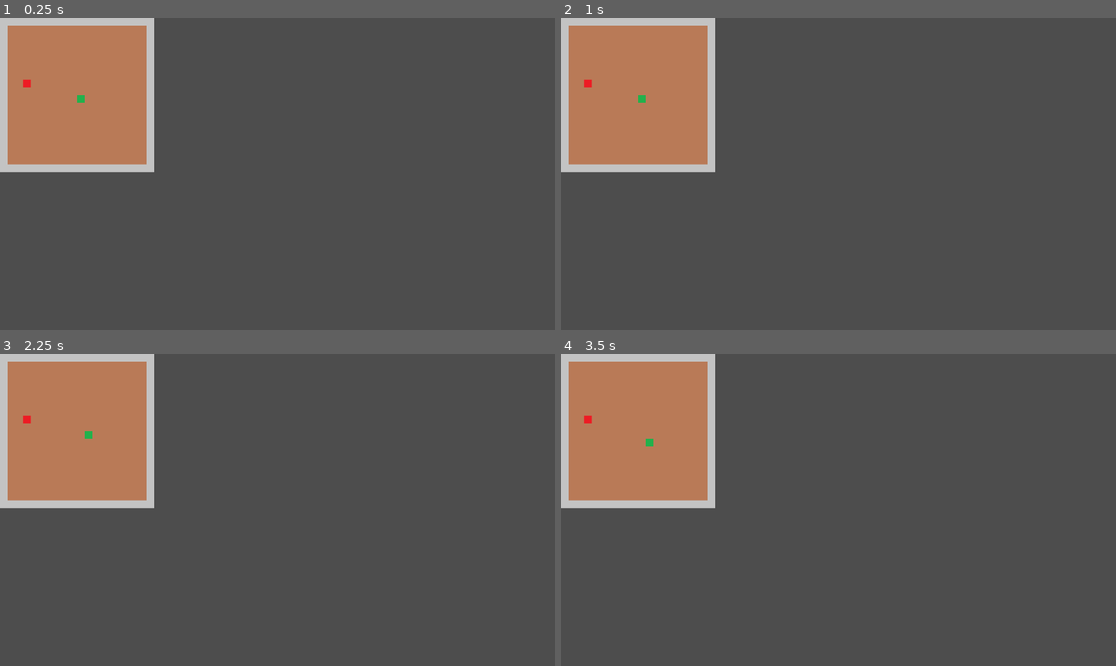
Above: before the commit, frames 1-4 (two rows, left to right).
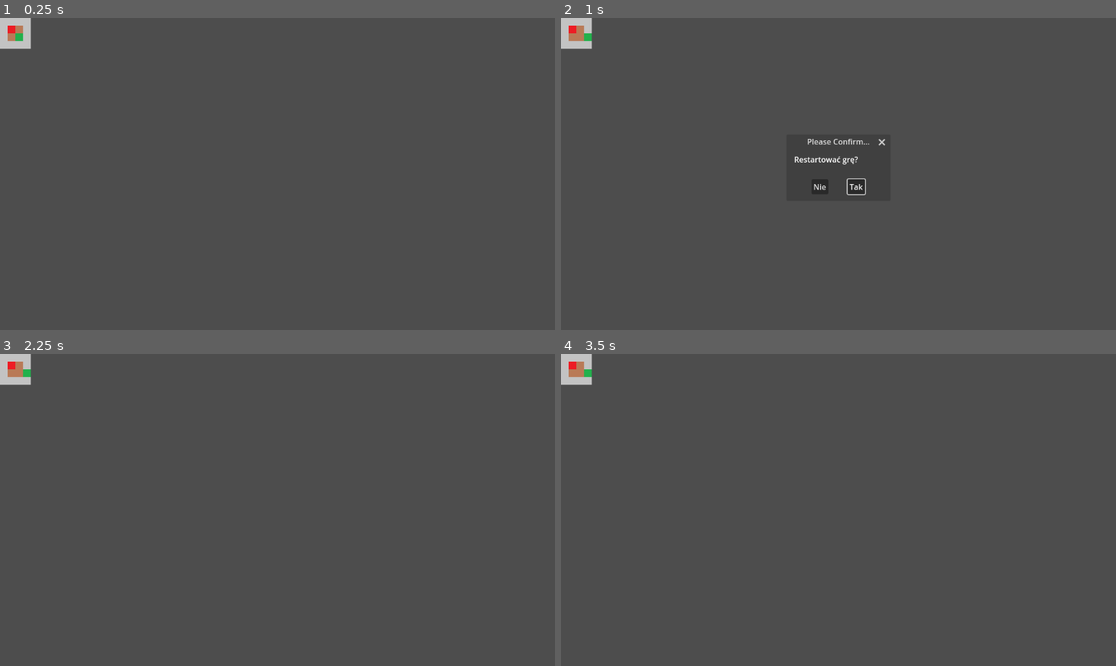
Above: after the commit, the same moments.

Repository: Sebastian-Musial/Snake---The-game
Game: Godot game, scene res://game/Game.tscn
Same seed, same stepped clock (60 frames per second), same inputs: the game is played once before the commit and once after it. Before the commit the project starts from res://Game.tscn.
Inputs (mouse positions are in pixels of both pictures, inside the frame that each line leads up to):
- Up to frame 1 (0.25 s): no input
- Up to frame 2 (1 s): tap Enter at 0.5 s; hold Right from 0.53 s (still down)
- Up to frame 3 (2.25 s): release Right at 1.25 s; click (260, 522) at 1.25 s, where only the run after the commit has a clickable "Nie"; tap Space at 2 s; hold Down from 2.03 s (still down)
- Up to frame 4 (3.5 s): tap Enter at 2.75 s; release Down at 2.78 s; hold Right from 2.78 s (still down)

The runs differ from the first frame. In frame 1, 13% of the frame differs, in the area x 0-28%, y 0-50%; in frame 2, 14%, in the area x 0-59%, y 0-57%; in frame 3, 13%; in frame 4, 13%.

Commit message:
Bugfix with godot engine files

Diff:
--- a/snake-the-game/Board_Class.gd
+++ /dev/null
@@ -1,19 +0,0 @@
-extends RefCounted
-
-class_name Board
-
-#Enkapsulacja zgodnie z konwencja OOP czyli stosujemy _<nazwa zmiennej>
-#Private - konwencja ponieważ GDscript pomimo obiektowości tego nie oferuje
-var _size: Vector2i = Vector2i.ZERO
-#Public
-#Get
-func get_size() -> Vector2i:
-	return _size
-#Set
-func set_size(N_size) -> void:
-	_size = N_size
-#Metody
-#Draw_Boards byl w C++ ale my to przeniesiemy do node2D który bedzie rysować wszystko
-
-func inside_board(pos) -> bool:
-	return ( (pos.x >= 0 and pos.x < _size.x) and (pos.y >= 0 and pos.y < _size.y) )
--- a/snake-the-game/Fruit_Class.gd
+++ /dev/null
@@ -1,26 +0,0 @@
-extends RefCounted
-
-class_name Fruit
-
-#Enkapsulacja zgodnie z konwencja OOP czyli stosujemy _<nazwa zmiennej>
-#Private - konwencja ponieważ GDscript pomimo obiektowości tego nie oferuje
-var _fruit_body: Vector2i = Vector2i.ZERO
-#Public
-#Get
-func get_body() -> Vector2i:
-	return _fruit_body
-#Set
-func set_body(N_body) -> void:
-	_fruit_body = N_body
-
-#Metody
-#Te argumenty bedzie trzeba doprecyzowac. Na tym etapie sa zapisane aby wiedziec co potrzebne ale chwilowo to nie dziala
-func spawn(board_size: Vector2i, snake_body: Array[Vector2i], rng: RandomNumberGenerator) -> void:
-	#Tutaj zapewne vector2i dla board - chwilowy szkic metody
-	while true:
-		var pos := Vector2i(
-			rng.randi_range(1, board_size.x - 2),
-			rng.randi_range(1, board_size.y - 2))
-		if pos not in snake_body:
-			_fruit_body = pos
-			return
--- a/snake-the-game/Game.gd
+++ /dev/null
@@ -1,122 +0,0 @@
-extends Node2D
-class_name Game
-#Zmienna typu Timer odwołującą się do node TurnTimer
-@onready var Turn_Timer: Timer = $TurnTimer
-
-@export var board_width: int = 20
-@export var board_height: int = 20
-@onready var tile_map: TileMap = $TileMap
-@onready var confirm := $ConfirmationDialog
-
-#Zmienne do odbioru pixeli z pliku graficznego przez TileMap
-const SOURCE_ID := 0
-const ATLAS_BG := Vector2i(3, 3)
-const ATLAS_SNAKE := Vector2i(0, 0)
-const ATLAS_FRUIT := Vector2i(0, 3)
-const ATLAS_WALL := Vector2i(3, 0)
-
-#Tworzenie obiektów z moich klas
-var snake: Snake
-var fruit: Fruit
-var board: Board
-var rules: Game_Rules
-var wall: Wall
-
-var rng := RandomNumberGenerator.new()
-
-#Metody
-func draw_board() -> void:
-	tile_map.clear()
-
-	for y in range(board_height):
-		for x in range(board_width):
-			tile_map.set_cell(0, Vector2i(x, y), SOURCE_ID, ATLAS_BG)
-
-func draw_wall() -> void:	#ściany są rysowane poza planszą - w grze nie widać ale matematyka się nie zgadza
-	for segment in wall.get_body():
-		tile_map.set_cell(0, segment, SOURCE_ID, ATLAS_WALL)
-
-func draw_snake() -> void:
-	var body := snake.get_body()
-	for segment in body:
-		tile_map.set_cell(0, segment, SOURCE_ID, ATLAS_SNAKE)
-
-func draw_fruit() -> void:
-	tile_map.set_cell(0, fruit.get_body(), SOURCE_ID, ATLAS_FRUIT)
-
-#Kolizje - Mechanika w kodzie pomimo że godot udostępnia swoje node do kolicji postaci 2D
-#Metoda ze szkicu C++ - 3 w 1
-func collision() -> void:
-	var head_snake_pos: Vector2i = snake.get_body()[0]
-#Snake = Wall
-	if head_snake_pos in wall.get_body():
-		Turn_Timer.stop()
-		ask_restart()
-		#Turn_Timer.one_shot = true  # Timer powtarzalny - Gdyby True to wywołał by się tylko raz
-#Snake = Snake [Brak wyjątku gdzie głowa to tez ciało]
-	if head_snake_pos in snake.get_body().slice(1):
-		Turn_Timer.stop()
-		ask_restart()
-		#Turn_Timer.one_shot = true  # Timer powtarzalny - Gdyby True to wywołał by się tylko raz
-#Snake = Fruit
-	if head_snake_pos == fruit.get_body():
-		snake.eat()
-		fruit.spawn(Vector2i(board_width, board_height), snake.get_body(), rng)
-
-#Sterowanie - TEST DZIALA
-func _unhandled_input(event):
-	if event is InputEventKey and event.pressed:
-		match event.keycode:
-			Key.KEY_UP, Key.KEY_W:
-				snake.request_dir(Types.directions.UP)
-			Key.KEY_DOWN, Key.KEY_S:
-				snake.request_dir(Types.directions.DOWN)
-			Key.KEY_LEFT, Key.KEY_A:
-				snake.request_dir(Types.directions.LEFT)
-			Key.KEY_RIGHT, Key.KEY_D:
-				snake.request_dir(Types.directions.RIGHT)
-
-#!!!!TUTAJ JUZ MECHANIKA JAK WSZYSTKO PRZEPLYWA PRZEZ GRE!!!#
-func _ready():
-	rng.randomize()
-	snake = Snake.new()
-	fruit = Fruit.new()
-	board = Board.new()
-	rules = Rules_Normal.new()
-	wall = Wall.new()
-
-	snake.init_snake(Vector2i(board_width, board_height))
-	fruit.spawn(Vector2i(board_width, board_height), snake.get_body(), rng)
-	wall.init_wall(board_width, board_height)
-	draw_board()
-	draw_wall()
-	draw_snake()
-	draw_fruit()
-	Turn_Timer.wait_time = 1.5   # 1000 ms
-	Turn_Timer.one_shot = false  # Timer powtarzalny - Gdyby True to wywołał by się tylko raz
-	Turn_Timer.start()           #Start odliczania czasu
-
-func _next_turn() -> void:
-	snake.move_snake()
-	collision()
-	draw_board()
-	draw_wall()
-	draw_snake()
-	draw_fruit()
-	print("Next turn")
-
-
-#Sygnał - metoda łącząca Game z timer
-func _on_Turn_Timer_timeout() -> void:
-	_next_turn()
-
-func ask_restart():
-	confirm.dialog_text = "Restartować grę?"
-	confirm.popup_centered()
-
-#Sygnał - metoda łącząca Game z ConfirmationDialog
-func _on_confirmation_dialog_confirmed() -> void:
-	snake.reset(board_width / 2, board_height / 2)
-	Turn_Timer.wait_time = 0.1   # 1000 ms
-	Turn_Timer.start()
-	Turn_Timer.wait_time = 1.0   # 1000 ms
--- a/snake-the-game/Game.tscn
+++ /dev/null
@@ -1,43 +0,0 @@
-[gd_scene load_steps=5 format=3 uid="uid://d1vngybyiyqlq"]
-
-[ext_resource type="Script" uid="uid://dep2hg8wkwgea" path="res://Game.gd" id="1_wbfu4"]
-[ext_resource type="Texture2D" uid="uid://du57ct4t1rwkl" path="res://TEST_Tiles.png" id="2_xkndl"]
-
-[sub_resource type="TileSetAtlasSource" id="TileSetAtlasSource_u44n3"]
-texture = ExtResource("2_xkndl")
-0:0/0 = 0
-1:0/0 = 0
-2:0/0 = 0
-3:0/0 = 0
-0:1/0 = 0
-1:1/0 = 0
-2:1/0 = 0
-3:1/0 = 0
-0:2/0 = 0
-1:2/0 = 0
-2:2/0 = 0
-3:2/0 = 0
-0:3/0 = 0
-1:3/0 = 0
-2:3/0 = 0
-3:3/0 = 0
-
-[sub_resource type="TileSet" id="TileSet_sb48q"]
-sources/0 = SubResource("TileSetAtlasSource_u44n3")
-
-[node name="Game - Node2D" type="Node2D"]
-script = ExtResource("1_wbfu4")
-
-[node name="TileMap" type="TileMap" parent="."]
-tile_set = SubResource("TileSet_sb48q")
-format = 2
-
-[node name="TurnTimer" type="Timer" parent="."]
-
-[node name="ConfirmationDialog" type="ConfirmationDialog" parent="."]
-oversampling_override = 1.0
-ok_button_text = "Tak"
-cancel_button_text = "Nie"
-
-[connection signal="timeout" from="TurnTimer" to="." method="_on_Turn_Timer_timeout"]
-[connection signal="confirmed" from="ConfirmationDialog" to="." method="_on_confirmation_dialog_confirmed"]
--- a/snake-the-game/Game_Mechanic_Class.gd
+++ /dev/null
@@ -1,29 +0,0 @@
-extends RefCounted
-
-class_name Game_Mechanic
-
-#Enkapsulacja zgodnie z konwencja OOP czyli stosujemy _<nazwa zmiennej>
-#Private - konwencja ponieważ GDscript pomimo obiektowości tego nie oferuje
-#Public
-#Get
-#Set
-#Metody
-static func next_move(act_pos: Vector2i, dir) -> Vector2i:
-	var next_pos := act_pos
-	match dir:
-		Types.directions.UP:
-			next_pos.y = act_pos.y - 1
-		Types.directions.DOWN:
-			next_pos.y = act_pos.y + 1
-		Types.directions.LEFT:
-			next_pos.x = act_pos.x - 1
-		Types.directions.RIGHT:
-			next_pos.x = act_pos.x + 1
-	return next_pos
-
-static func is_opposite(input_dir: Types.directions, temp_dir: Types.directions) -> bool:
-	return (
-		(input_dir == Types.directions.UP and temp_dir == Types.directions.DOWN) or
-		(input_dir == Types.directions.DOWN and temp_dir == Types.directions.UP) or
-		(input_dir == Types.directions.LEFT and temp_dir == Types.directions.RIGHT) or
-		(input_dir == Types.directions.RIGHT and temp_dir == Types.directions.LEFT))
--- a/snake-the-game/Game_Rules_Class.gd
+++ /dev/null
@@ -1,17 +0,0 @@
-extends RefCounted
-
-class_name Game_Rules
-
-#Enkapsulacja zgodnie z konwencja OOP czyli stosujemy _<nazwa zmiennej>
-#Private - konwencja ponieważ GDscript pomimo obiektowości tego nie oferuje
-#Public
-#Get
-#Set
-#Metody
-func get_board_size() -> Vector2i:
-	push_error("Implementacja w podklasie - wzorzec STRATEGY")
-	return Vector2i.ZERO
-
-func get_turn_time() -> float:
-	push_error("Implementacja w podklasie - wzorzec STRATEGY")
-	return 1.0 #Sekunda
--- a/snake-the-game/Player_Class.gd
+++ /dev/null
@@ -1,21 +0,0 @@
-extends RefCounted
-
-class_name Player
-#Enkapsulacja zgodnie z konwencja OOP czyli stosujemy _<nazwa zmiennej>
-#Private - konwencja ponieważ GDscript pomimo obiektowości tego nie oferuje
-var _score:= 0
-
-#Public
-#Get
-func get_score() -> int:
-	return _score
-#Set
-func set_score(N_score) -> void:
-	_score = N_score
-
-#Metody
-func add_one_point() -> void:
-	set_score(_score + 1)
-
-func reset_score() -> void:
-	set_score(0)
--- a/snake-the-game/Rules_Hard_Class.gd
+++ /dev/null
@@ -1,15 +0,0 @@
-extends Game_Rules
-class_name Rules_Hard
-
-#Enkapsulacja zgodnie z konwencja OOP czyli stosujemy _<nazwa zmiennej>
-#Private - konwencja ponieważ GDscript pomimo obiektowości tego nie oferuje
-
-#Public
-#Get
-#Set
-#Metody
-func get_board_size() -> Vector2i:	#Taki sam w normal, do zmiany rozmiar później
-	return Vector2i(20, 20)
-
-func get_turn_time() -> float:
-	return 0.5 #Sekundy
--- a/snake-the-game/Rules_Normal_Class.gd
+++ /dev/null
@@ -1,15 +0,0 @@
-extends Game_Rules
-class_name Rules_Normal
-
-#Enkapsulacja zgodnie z konwencja OOP czyli stosujemy _<nazwa zmiennej>
-#Private - konwencja ponieważ GDscript pomimo obiektowości tego nie oferuje
-
-#Public
-#Get
-#Set
-#Metody
-func get_board_size() -> Vector2i:	#Taki sam w hard, do zmiany rozmiar później
-	return Vector2i(20, 20)
-
-func get_turn_time() -> float:
-	return 1.0 #Sekunda
--- a/snake-the-game/Snake_Class.gd
+++ /dev/null
@@ -1,77 +0,0 @@
-extends Player
-class_name Snake
-
-#Enkapsulacja zgodnie z konwencja OOP czyli stosujemy _<nazwa zmiennej>
-#Private - konwencja ponieważ GDscript pomimo obiektowości tego nie oferuje
-var _snake_body: Array[Vector2i] = []
-var _dir: Types.directions
-var _pending_dir: Types.directions
-var _grows:= false
-
-#Public
-#Get
-func get_body() -> Array[Vector2i]:
-	return _snake_body
-
-func get_dir() -> Types.directions:
-	return _dir
-
-#Set
-#Init
-#Aktualnie rysuje się tylko pierwszy segment węża
-func init_snake(board_size: Vector2i) -> void:
-	_snake_body.clear()
-	_snake_body.append(Vector2i(int(board_size.x / 2), int(board_size.y / 2)))
-
-#Hybryda z szablonu C++ set dir + try set dir
-func set_dir(N_dir: Types.directions) -> void:
-	if not Game_Mechanic.is_opposite(_dir, N_dir):
-		_dir = N_dir
-
-func set_grows(N_grows) -> void:
-	_grows = N_grows
-
-#Metody
-func head() -> Vector2i:
-	return _snake_body[0] if _snake_body.size() > 0 else Vector2i.ZERO
-
-func reset(start_X, start_Y, N_dir = Types.directions.UP) -> void:
-	_snake_body.clear()
-	_snake_body.append(Vector2i(start_X, start_Y))
-	_dir = N_dir #Czy to jest konieczne z argumentu?
-	_grows = false
-	#reset_score - musze stworzyc dla klasy player
-
-func eat() -> void:
-	if not _snake_body.is_empty():
-		var last_element: Vector2i = _snake_body[-1]
-		_snake_body.append(last_element)
-
-#func occupies(vec2i) -> const bool
-#Metoda ze szkicu C++ ale na tą chwile nie potrzebna bo wszystko mam w Vector2i
-
-func grows() -> void:
-	set_grows(true)
-
-#Narazie testowo głowa się przesuwa w prawo
-func move_snake() -> void:
-	var temp := Vector2i.ZERO
-	_dir = _pending_dir
-	match _dir:
-		Types.directions.UP: temp = Vector2i(0, -1)
-		Types.directions.DOWN: temp = Vector2i(0, 1)
-		Types.directions.RIGHT: temp = Vector2i(1, 0)
-		Types.directions.LEFT: temp = Vector2i(-1, 0)
-	#var new_head := head + Vector2i(1, 0) # w prawo
-	var new_head := _snake_body[0] + temp
-	_snake_body.push_front(new_head)	#Nowa głowa
-	_snake_body.pop_back()	#Kasuj ogon
-
-func request_dir(N_dir: Types.directions) -> void:
-	if _pending_dir != _dir:
-		return
-
-	if Game_Mechanic.is_opposite(_dir, N_dir):
-		return
-
-	_pending_dir = N_dir
--- a/snake-the-game/entities_model/Fruit_Class.gd
+++ b/snake-the-game/entities_model/Fruit_Class.gd
@@ -19,8 +19,8 @@
 	#Tutaj zapewne vector2i dla board - chwilowy szkic metody
 	while true:
 		var pos := Vector2i(
-			rng.randi_range(0, board_width - 1),
-			rng.randi_range(0, board_height - 1))
+			rng.randi_range(1, board_size.x - 2),
+			rng.randi_range(1, board_size.y - 2))
 		if pos not in snake_body:
 			_fruit_body = pos
 			return
--- a/snake-the-game/entities_model/Snake_Class.gd
+++ b/snake-the-game/entities_model/Snake_Class.gd
@@ -1,12 +1,11 @@
-extends RefCounted
-
-extend Player
+extends Player
 class_name Snake
 
 #Enkapsulacja zgodnie z konwencja OOP czyli stosujemy _<nazwa zmiennej>
 #Private - konwencja ponieważ GDscript pomimo obiektowości tego nie oferuje
 var _snake_body: Array[Vector2i] = []
-var _dir: directions
+var _dir: Types.directions
+var _pending_dir: Types.directions
 var _grows:= false
 
 #Public
@@ -14,10 +13,19 @@
 func get_body() -> Array[Vector2i]:
 	return _snake_body
 
+func get_dir() -> Types.directions:
+	return _dir
+
 #Set
+#Init
+#Aktualnie rysuje się tylko pierwszy segment węża
+func init_snake(board_size: Vector2i) -> void:
+	_snake_body.clear()
+	_snake_body.append(Vector2i(int(board_size.x / 2), int(board_size.y / 2)))
+
 #Hybryda z szablonu C++ set dir + try set dir
-func set_dir(N_dir) -> void:
-	if not is_opposite(_dir, N_dir):
+func set_dir(N_dir: Types.directions) -> void:
+	if not Game_Mechanic.is_opposite(_dir, N_dir):
 		_dir = N_dir
 
 func set_grows(N_grows) -> void:
@@ -27,7 +35,7 @@
 func head() -> Vector2i:
 	return _snake_body[0] if _snake_body.size() > 0 else Vector2i.ZERO
 
-func reset(start_X, start_Y, N_dir = direction.UP) -> void:
+func reset(start_X, start_Y, N_dir = Types.directions.UP) -> void:
 	_snake_body.clear()
 	_snake_body.append(Vector2i(start_X, start_Y))
 	_dir = N_dir #Czy to jest konieczne z argumentu?
@@ -45,13 +53,25 @@
 func grows() -> void:
 	set_grows(true)
 
-#Kolizje - Mechanika w kodzie pomimo że godot udostępnia swoje node do kolicji postaci 2D
-#Metoda ze szkicu C++ - 3 w 1
-func collision() -> void:
-	var head_snake_pos: Vector2i = snake_body[0]
-#Snake = Wall
-	if head_snake_pos not in wall_body: print("Brak kolizji_W")
-#Snake = Snake [Brak wyjątku gdzie głowa to tez ciało]
-	if head_snake_pos in snake_body.slice(1): print("Kolizja_S")
-#Snake = Fruit
-	if head_snake_pos == fruit_body: print("Am...Am...")
+#Narazie testowo głowa się przesuwa w prawo
+func move_snake() -> void:
+	var temp := Vector2i.ZERO
+	_dir = _pending_dir
+	match _dir:
+		Types.directions.UP: temp = Vector2i(0, -1)
+		Types.directions.DOWN: temp = Vector2i(0, 1)
+		Types.directions.RIGHT: temp = Vector2i(1, 0)
+		Types.directions.LEFT: temp = Vector2i(-1, 0)
+	#var new_head := head + Vector2i(1, 0) # w prawo
+	var new_head := _snake_body[0] + temp
+	_snake_body.push_front(new_head)	#Nowa głowa
+	_snake_body.pop_back()	#Kasuj ogon
+
+func request_dir(N_dir: Types.directions) -> void:
+	if _pending_dir != _dir:
+		return
+
+	if Game_Mechanic.is_opposite(_dir, N_dir):
+		return
+
+	_pending_dir = N_dir
--- a/snake-the-game/game/Game.gd
+++ b/snake-the-game/game/Game.gd
@@ -3,9 +3,10 @@
 #Zmienna typu Timer odwołującą się do node TurnTimer
 @onready var Turn_Timer: Timer = $TurnTimer
 
-@export var board_width: int = 20
-@export var board_height: int = 20
+@export var board_width: int = 4
+@export var board_height: int = 4
 @onready var tile_map: TileMap = $TileMap
+@onready var confirm := $ConfirmationDialog
 
 #Zmienne do odbioru pixeli z pliku graficznego przez TileMap
 const SOURCE_ID := 0
@@ -14,88 +15,79 @@
 const ATLAS_FRUIT := Vector2i(0, 3)
 const ATLAS_WALL := Vector2i(3, 0)
 
-#Elementy które będą rysowane
-
-
-var wall_body: Array[Vector2i] = []
+#Tworzenie obiektów z moich klas
+var snake: Snake
+var fruit: Fruit
+var board: Board
+var rules: Game_Rules
+var wall: Wall
 
 var rng := RandomNumberGenerator.new()
-
-enum directions { UP, DOWN, LEFT, RIGHT }
 
 #Metody
 func draw_board() -> void:
 	tile_map.clear()
 
-	for y in board_height:
-		for x in board_width:
+	for y in range(board_height):
+		for x in range(board_width):
 			tile_map.set_cell(0, Vector2i(x, y), SOURCE_ID, ATLAS_BG)
 
-func init_wall() -> void:
-	wall_body.clear()
-	for X in range(board_width):
-		wall_body.append(Vector2i(X, 0))
-		wall_body.append(Vector2i(X, board_height))
-	for Y in range(board_width):
-		wall_body.append(Vector2i(0, Y))
-		wall_body.append(Vector2i(board_width, Y))
-	wall_body.append(Vector2i(board_width, board_height))
-
 func draw_wall() -> void:	#ściany są rysowane poza planszą - w grze nie widać ale matematyka się nie zgadza
-	for segment in wall_body:
+	for segment in wall.get_body():
 		tile_map.set_cell(0, segment, SOURCE_ID, ATLAS_WALL)
 
-#Aktualnie rysuje się tylko pierwszy segment węża
-func init_snake() -> void:
-	snake_body.clear()
-	snake_body.append(Vector2i(int(board_width / 2), int(board_height / 2)))
-
 func draw_snake() -> void:
-	for segment in snake_body:
+	var body := snake.get_body()
+	for segment in body:
 		tile_map.set_cell(0, segment, SOURCE_ID, ATLAS_SNAKE)
 
+func draw_fruit() -> void:
+	tile_map.set_cell(0, fruit.get_body(), SOURCE_ID, ATLAS_FRUIT)
 
-#Narazie testowo głowa się przesuwa w prawo
-func move_snake() -> void:
-	var head := snake_body[0]
-	var new_head := head + Vector2i(1, 0) # w prawo
-
-	snake_body.insert(0, new_head)	#Nowa głowa
-	snake_body.pop_back()			#Kasowanie ogona - ostatniego elementu
-
-
-#Owoc ma już swoj spawn z RNG dla pozycji [bug:owov moze sie generowac w scianie]
-func init_fruit() -> void:
-	while true:
-		var pos := Vector2i(rng.randi_range(0, board_width - 1), rng.randi_range(0, board_height - 1))
-		if pos not in snake_body:
-			fruit_body = pos
-			return
-
-func draw_fruit() -> void:
-	tile_map.set_cell(0, fruit_body, SOURCE_ID, ATLAS_FRUIT)
+#Kolizje - Mechanika w kodzie pomimo że godot udostępnia swoje node do kolicji postaci 2D
+#Metoda ze szkicu C++ - 3 w 1
+func collision() -> void:
+	var head_snake_pos: Vector2i = snake.get_body()[0]
+#Snake = Wall
+	if head_snake_pos in wall.get_body():
+		Turn_Timer.stop()
+		ask_restart()
+		#Turn_Timer.one_shot = true  # Timer powtarzalny - Gdyby True to wywołał by się tylko raz
+#Snake = Snake [Brak wyjątku gdzie głowa to tez ciało]
+	if head_snake_pos in snake.get_body().slice(1):
+		Turn_Timer.stop()
+		ask_restart()
+		#Turn_Timer.one_shot = true  # Timer powtarzalny - Gdyby True to wywołał by się tylko raz
+#Snake = Fruit
+	if head_snake_pos == fruit.get_body():
+		snake.eat()
+		fruit.spawn(Vector2i(board_width, board_height), snake.get_body(), rng)
 
 #Sterowanie - TEST DZIALA
 func _unhandled_input(event):
 	if event is InputEventKey and event.pressed:
 		match event.keycode:
-			Key.KEY_UP: print("Gora")
-			Key.KEY_W: print("Gora")
-			Key.KEY_DOWN: print("Dol")
-			Key.KEY_S: print("Dol")
-			Key.KEY_LEFT: print("Lewo")
-			Key.KEY_A: print("Lewo")
-			Key.KEY_RIGHT: print("Prawo")
-			Key.KEY_D: print("Prawo")
-
+			Key.KEY_UP, Key.KEY_W:
+				snake.request_dir(Types.directions.UP)
+			Key.KEY_DOWN, Key.KEY_S:
+				snake.request_dir(Types.directions.DOWN)
+			Key.KEY_LEFT, Key.KEY_A:
+				snake.request_dir(Types.directions.LEFT)
+			Key.KEY_RIGHT, Key.KEY_D:
+				snake.request_dir(Types.directions.RIGHT)
 
 #!!!!TUTAJ JUZ MECHANIKA JAK WSZYSTKO PRZEPLYWA PRZEZ GRE!!!#
 func _ready():
+	rng.randomize()
+	snake = Snake.new()
+	fruit = Fruit.new()
+	board = Board.new()
+	rules = Rules_Normal.new()
+	wall = Wall.new()
 
-	rng.randomize()
-	init_snake()
-	init_fruit()
-	init_wall()
+	snake.init_snake(Vector2i(board_width, board_height))
+	fruit.spawn(Vector2i(board_width, board_height), snake.get_body(), rng)
+	wall.init_wall(board_width, board_height)
 	draw_board()
 	draw_wall()
 	draw_snake()
@@ -104,15 +96,27 @@
 	Turn_Timer.one_shot = false  # Timer powtarzalny - Gdyby True to wywołał by się tylko raz
 	Turn_Timer.start()           #Start odliczania czasu
 
+func _next_turn() -> void:
+	snake.move_snake()
+	collision()
+	draw_board()
+	draw_wall()
+	draw_snake()
+	draw_fruit()
+	print("Next turn")
+
 
 #Sygnał - metoda łącząca Game z timer
 func _on_Turn_Timer_timeout() -> void:
 	_next_turn()
 
-func _next_turn() -> void:
-	move_snake()
-	draw_board()
-	draw_wall()
-	draw_snake()
-	draw_fruit()
-	print("Next turn")
+func ask_restart():
+	confirm.dialog_text = "Restartować grę?"
+	confirm.popup_centered()
+
+#Sygnał - metoda łącząca Game z ConfirmationDialog
+func _on_confirmation_dialog_confirmed() -> void:
+	snake.reset(board_width / 2, board_height / 2)
+	Turn_Timer.wait_time = 0.1   # 1000 ms
+	Turn_Timer.start()
+	Turn_Timer.wait_time = 1.0   # 1000 ms
--- a/snake-the-game/game/Game.tscn
+++ b/snake-the-game/game/Game.tscn
@@ -1,10 +1,10 @@
-[gd_scene load_steps=5 format=3 uid="uid://bky4btmnfk6lq"]
+[gd_scene load_steps=5 format=3 uid="uid://d1vngybyiyqlq"]
 
-[ext_resource type="Script" uid="uid://bnxxtcbqhivxc" path="res://Game.gd" id="1_wbfu4"]
-[ext_resource type="Texture2D" uid="uid://du57ct4t1rwkl" path="res://TEST_Tiles.png" id="2_xkndl"]
+[ext_resource type="Script" uid="uid://dep2hg8wkwgea" path="res://game/Game.gd" id="1_qdja7"]
+[ext_resource type="Texture2D" uid="uid://du57ct4t1rwkl" path="res://TEST_Tiles.png" id="2_m71xk"]
 
 [sub_resource type="TileSetAtlasSource" id="TileSetAtlasSource_u44n3"]
-texture = ExtResource("2_xkndl")
+texture = ExtResource("2_m71xk")
 0:0/0 = 0
 1:0/0 = 0
 2:0/0 = 0
@@ -26,9 +26,7 @@
 sources/0 = SubResource("TileSetAtlasSource_u44n3")
 
 [node name="Game - Node2D" type="Node2D"]
-script = ExtResource("1_wbfu4")
-board_width = null
-board_height = null
+script = ExtResource("1_qdja7")
 
 [node name="TileMap" type="TileMap" parent="."]
 tile_set = SubResource("TileSet_sb48q")
@@ -36,4 +34,10 @@
 
 [node name="TurnTimer" type="Timer" parent="."]
 
+[node name="ConfirmationDialog" type="ConfirmationDialog" parent="."]
+oversampling_override = 1.0
+ok_button_text = "Tak"
+cancel_button_text = "Nie"
+
 [connection signal="timeout" from="TurnTimer" to="." method="_on_Turn_Timer_timeout"]
+[connection signal="confirmed" from="ConfirmationDialog" to="." method="_on_confirmation_dialog_confirmed"]
--- a/snake-the-game/mechanics/Game_Mechanic_Class.gd
+++ b/snake-the-game/mechanics/Game_Mechanic_Class.gd
@@ -11,19 +11,19 @@
 static func next_move(act_pos: Vector2i, dir) -> Vector2i:
 	var next_pos := act_pos
 	match dir:
-		direction.UP:
+		Types.directions.UP:
 			next_pos.y = act_pos.y - 1
-		direction.DOWN:
+		Types.directions.DOWN:
 			next_pos.y = act_pos.y + 1
-		direction.LEFT:
+		Types.directions.LEFT:
 			next_pos.x = act_pos.x - 1
-		direction.RIGHT:
+		Types.directions.RIGHT:
 			next_pos.x = act_pos.x + 1
 	return next_pos
 
-static func is_opposite(input_dir: direction, temp_dir: direction) -> bool:
+static func is_opposite(input_dir: Types.directions, temp_dir: Types.directions) -> bool:
 	return (
-		(input_dir == direction.UP and temp_dir == direction.DOWN) or
-		(input_dir == direction.DOWN and temp_dir == direction.UP) or
-		(input_dir == direction.LEFT and temp_dir == direction.RIGHT) or
-		(input_dir == direction.RIGHT and temp_dir == direction.LEFT))
+		(input_dir == Types.directions.UP and temp_dir == Types.directions.DOWN) or
+		(input_dir == Types.directions.DOWN and temp_dir == Types.directions.UP) or
+		(input_dir == Types.directions.LEFT and temp_dir == Types.directions.RIGHT) or
+		(input_dir == Types.directions.RIGHT and temp_dir == Types.directions.LEFT))
--- a/snake-the-game/project.godot
+++ b/snake-the-game/project.godot
@@ -11,7 +11,7 @@
 [application]
 
 config/name="Snake the game"
-run/main_scene="res://Game.tscn"
+run/main_scene="res://game/Game.tscn"
 config/features=PackedStringArray("4.5", "GL Compatibility")
 config/icon="res://icon.svg"
 
Not shown, removed: snake-the-game/Board_Class.gd.uid
Not shown, removed: snake-the-game/Fruit_Class.gd.uid
Not shown, removed: snake-the-game/Game.gd.uid
Not shown, removed: snake-the-game/Game_Mechanic_Class.gd.uid
Not shown, removed: snake-the-game/Game_Rules_Class.gd.uid
Not shown, removed: snake-the-game/Player_Class.gd.uid
Not shown, removed: snake-the-game/Rules_Hard_Class.gd.uid
Not shown, removed: snake-the-game/Rules_Normal_Class.gd.uid
Not shown, removed: snake-the-game/Snake_Class.gd.uid
Not shown, changed: snake-the-game/entities_model/Fruit_Class.gd.uid
Not shown, changed: snake-the-game/entities_model/Player_Class.gd.uid
Not shown, changed: snake-the-game/entities_model/Snake_Class.gd.uid
(and 2 more such lines)
